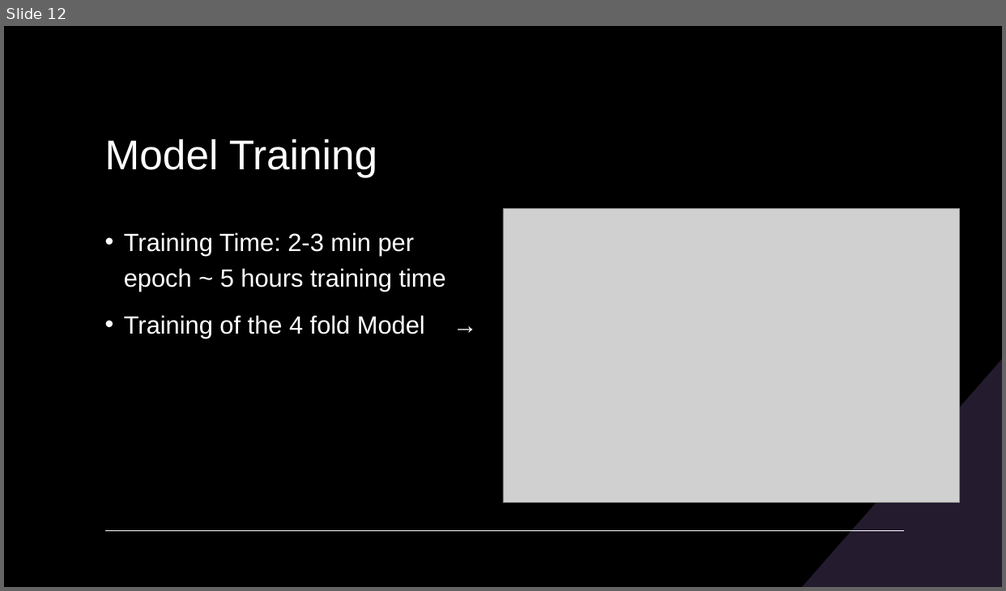
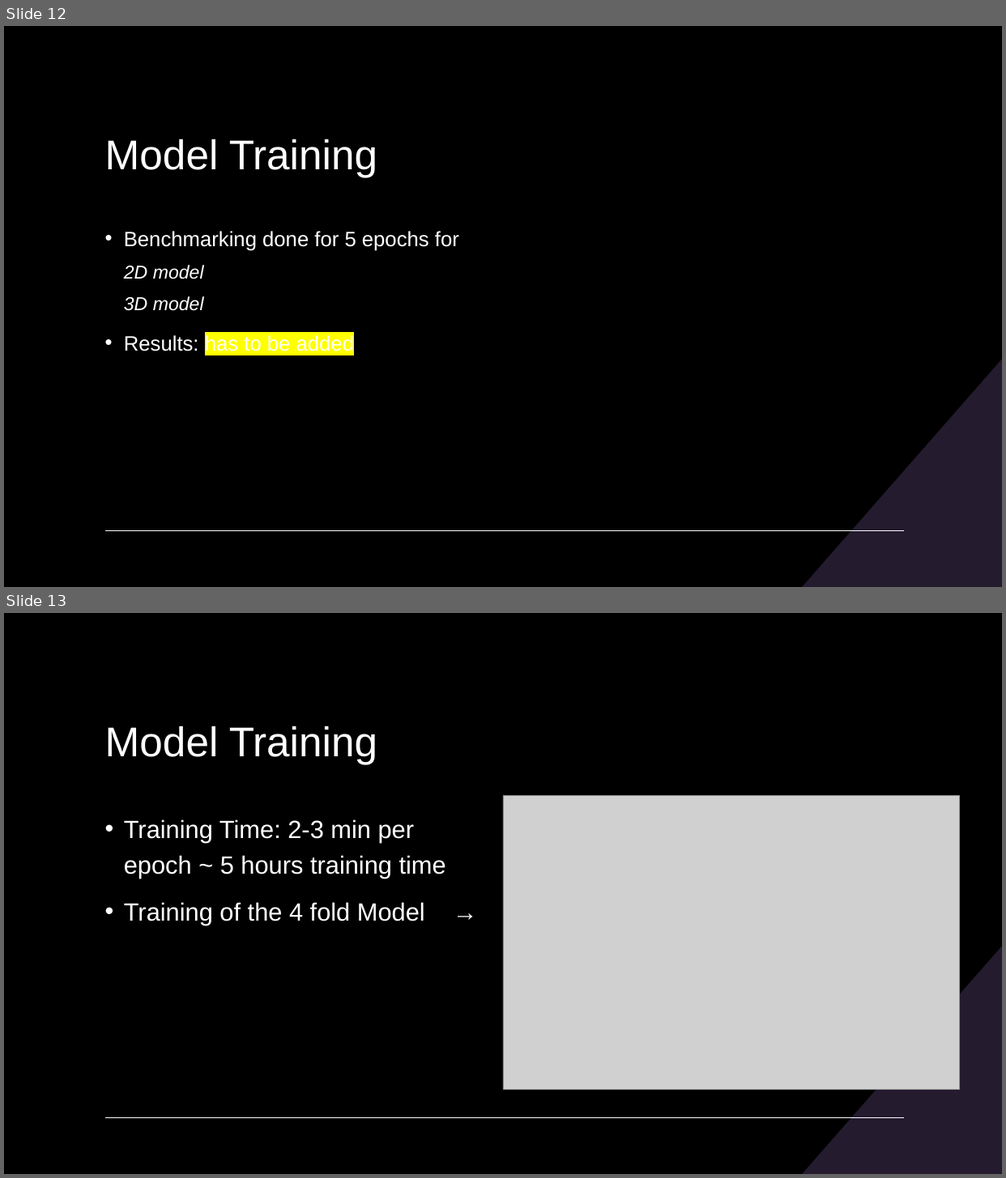
Before and after one commit to merve017/braintumorsegmentation, a slide deck: Presentation/BrainTumorSegmentation_final_presentation.pptx. Shown one above the other, each under a label of ours: slide 12 before the commit, slides 12 and 13 after it. The pictures are 1006x591 and 1006x1178 pixels, drawn with LibreOffice and Linux fonts; fonts in the diff are those of the drawing; grey boxes stand for pictures. Boxes give left, top, right and bottom in pixels: in the first picture for what was removed or moved away, otherwise in the second. Text is boxed around its words. In the diff, an @@ line names an element or a change of style, - is before the commit and + after.

Commit message:
add benchmarking to presentation

```diff
--- a/Presentation/BrainTumorSegmentation_final_presentation.pptx
+++ b/Presentation/BrainTumorSegmentation_final_presentation.pptx
@@ slide 12 added at <box>4,26,1002,587</box>, background #000000; not listed: 2 template elements that a slide beside it also shows @@
@@ title added at <box>105,139,377,177</box>, 40 pt, text #FFFFFF @@
+Model Training
@@ text added at <box>124,231,459,352</box>, 20 pt, text #FFFFFF @@
+• Benchmarking done for 5 epochs for
+  2D model
+  3D model
+• Results: has to be added
@@ what was slide 12 is now slide 13 @@
```
